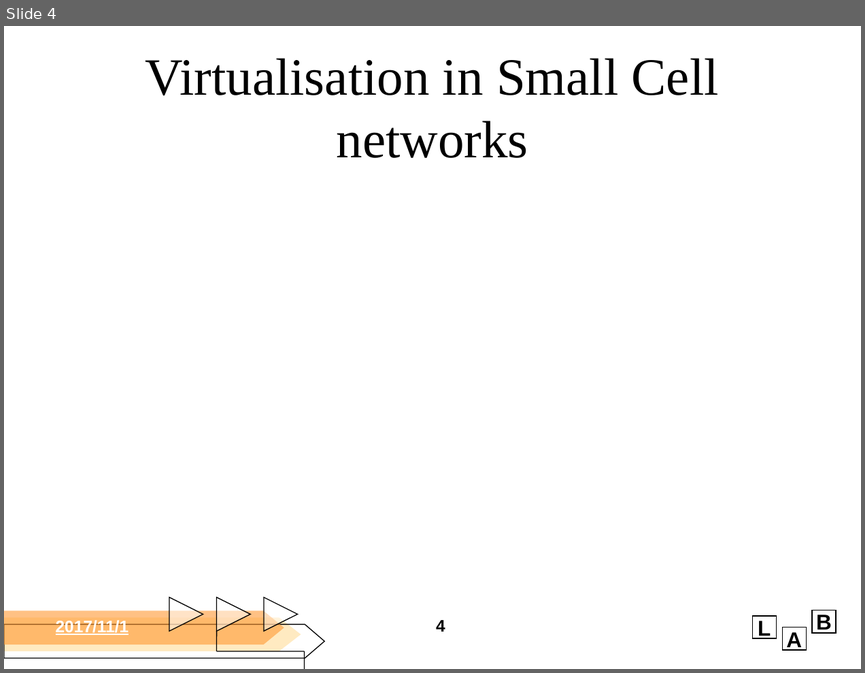
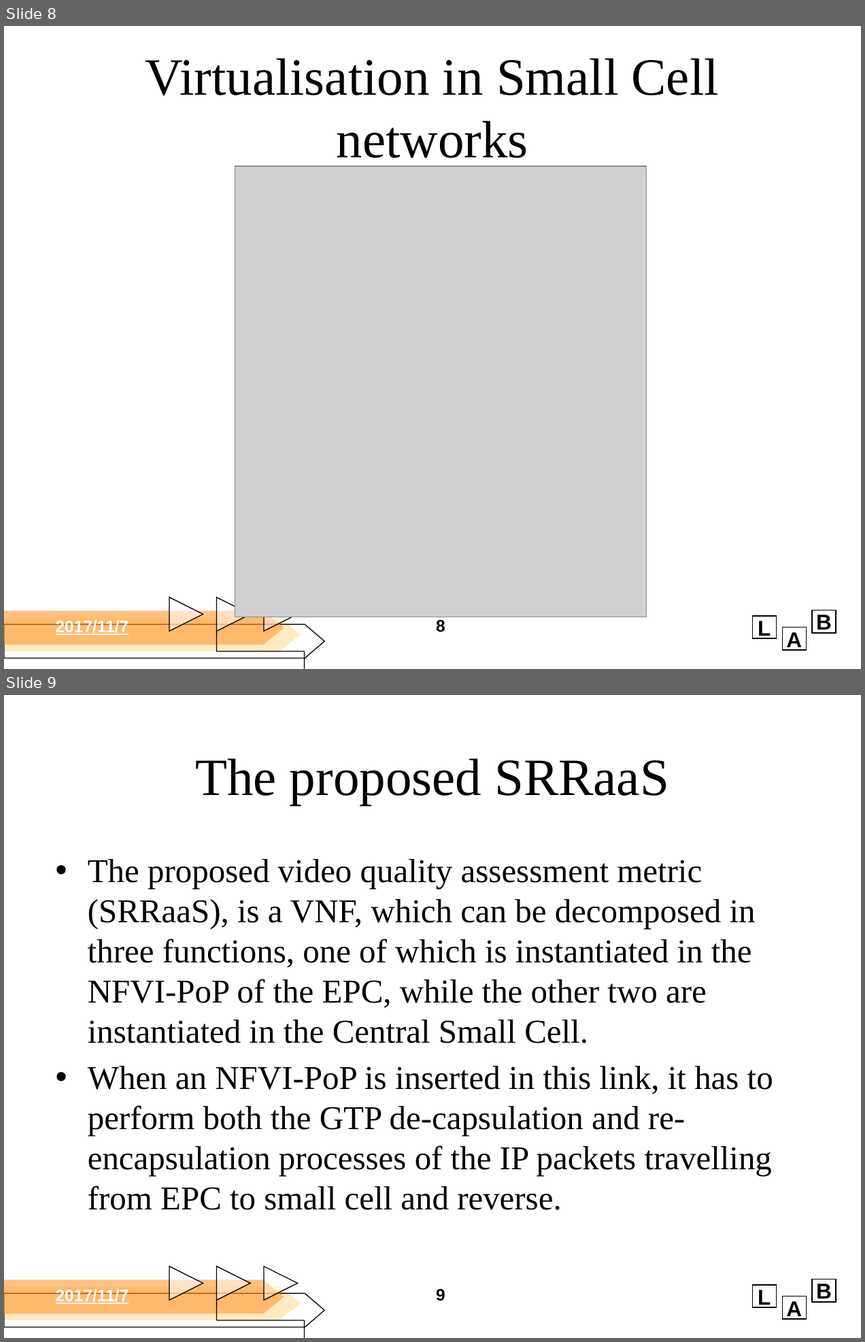
Before and after one commit to d26000523/ciis, a slide deck: homework/1109.pptx. Shown one above the other, each under a label of ours: slide 4 before the commit, slides 8 and 9 after it. The pictures are 865x673 and 865x1342 pixels, drawn with LibreOffice and Linux fonts; fonts in the diff are those of the drawing; grey boxes stand for pictures; background and template pictures are left out. Boxes give left, top, right and bottom in pixels: in the first picture for what was removed or moved away, otherwise in the second. Text is boxed around its words. In the diff, an @@ line names an element or a change of style, - is before the commit and + after.

```diff
--- a/homework/1109.pptx
+++ b/homework/1109.pptx
@@ slide 9 added at bbox=[4, 695, 861, 1338], background picture (left out); not listed: 12 template elements that a slide beside it also shows @@
@@ title added at bbox=[195, 758, 669, 805], 44 pt, text #000000 @@
+The proposed SRRaaS
@@ text added at bbox=[88, 859, 773, 1210], 28 pt, text #000000 @@
+• The proposed video quality assessment metric (SRRaaS), is a VNF, which can be decomposed in three functions, one of which is instantiated in the NFVI-PoP of the EPC, while the other two are instantiated in the Central Small Cell.
+• When an NFVI-PoP is inserted in this link, it has to perform both the GTP de-capsulation and re-encapsulation processes of the IP packets travelling from EPC to small cell and reverse.
@@ text added at bbox=[56, 1289, 129, 1304], 14 pt, text #FFFFFF, bold, underline @@
+2017/11/7
@@ page number added at bbox=[436, 1289, 445, 1301], 14 pt, text #000000, bold @@
+9
@@ what was slide 4 is now slide 8 @@
@@ slide 8 changed as well @@
@@ picture added at bbox=[235, 167, 646, 617] @@
@@ text at bbox=[56, 620, 129, 635]: text changed @@
-2017/11/1
+2017/11/7
@@ page number at bbox=[436, 620, 445, 632]: text changed @@
-4
+8
```
Also in this commit, not shown: 3 other slides changed, 15 other slides added.
